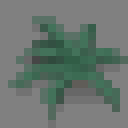
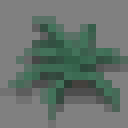
Two versions of the same layered image (128x128). Layer-by-layer changes:
painted on "plant" over (0, 24, 128, 112)
